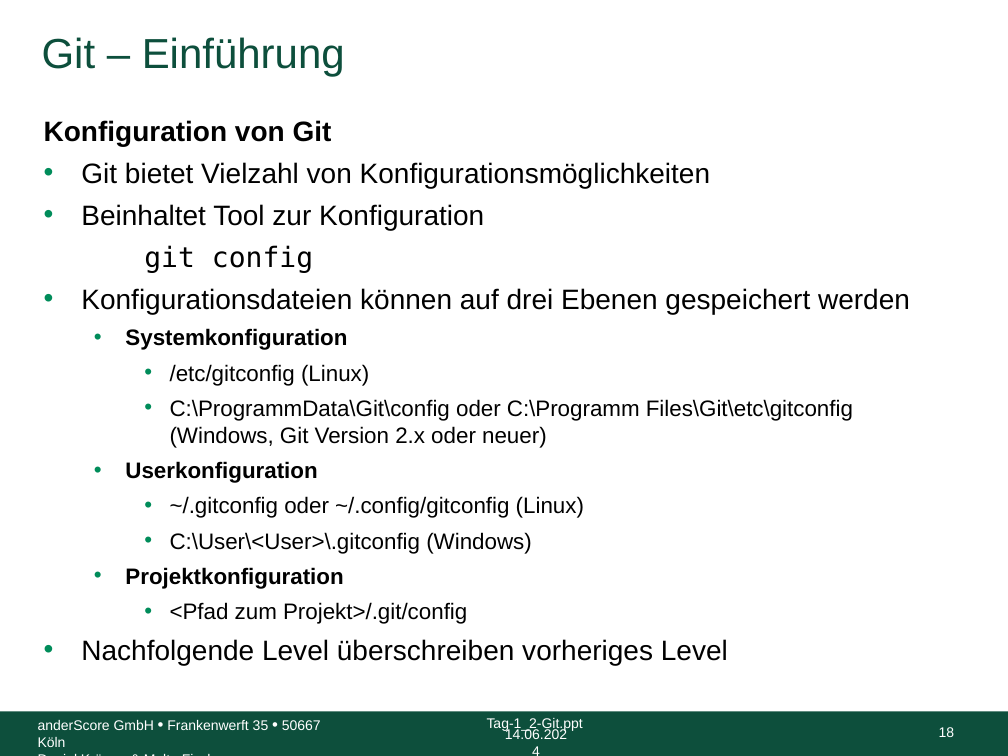
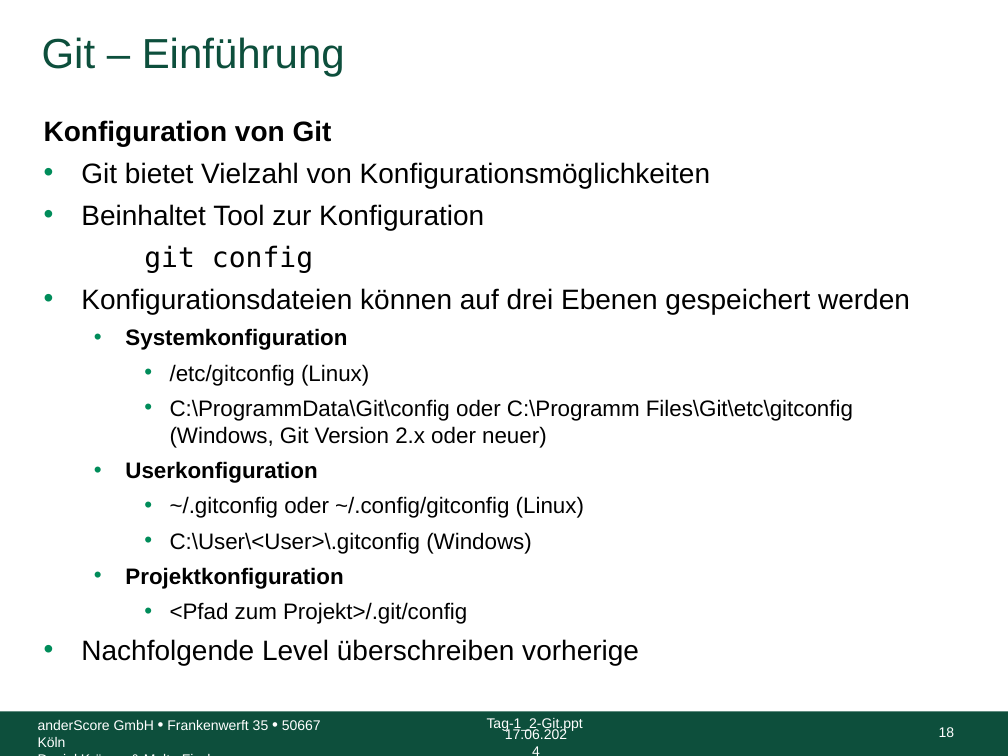
Before and after one commit to anderscore-gmbh/gitlab, a slide deck: slide 18 of slides/Tag-1_2-Git.pptx. Drawn at 1008x756 pixels with LibreOffice and Linux fonts; fonts in the diff are those of the drawing; background and template pictures are left out. Boxes give left, top, right and bottom in pixels: in the first picture for what was removed or moved away, otherwise in the second. Text is boxed around its words. In the diff, an @@ line names an element or a change of style, - is before the commit and + after.

```diff
--- a/slides/Tag-1_2-Git.pptx
+++ b/slides/Tag-1_2-Git.pptx
@@ text at bbox=[81, 639, 639, 665]: text changed @@
-• Nachfolgende Level überschreiben vorheriges Level
+• Nachfolgende Level überschreiben vorherige
@@ text at bbox=[505, 728, 567, 739]: text changed @@
-14.06.2024
+17.06.2024
```
Also in this commit, not shown: 79 other slides changed, 4 other files.
